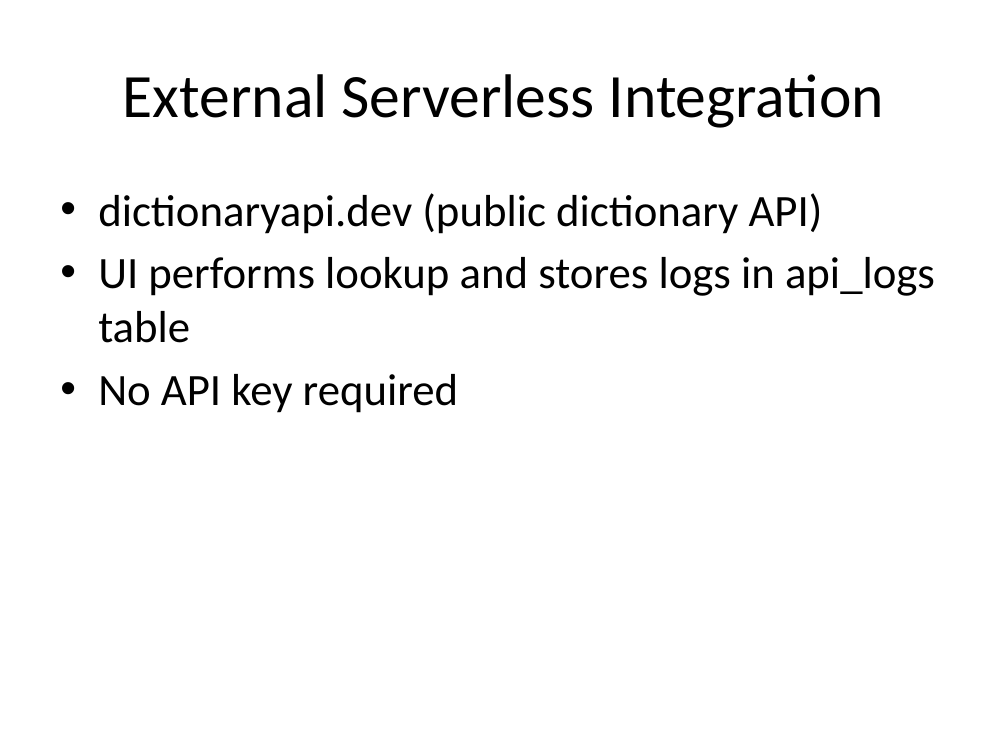
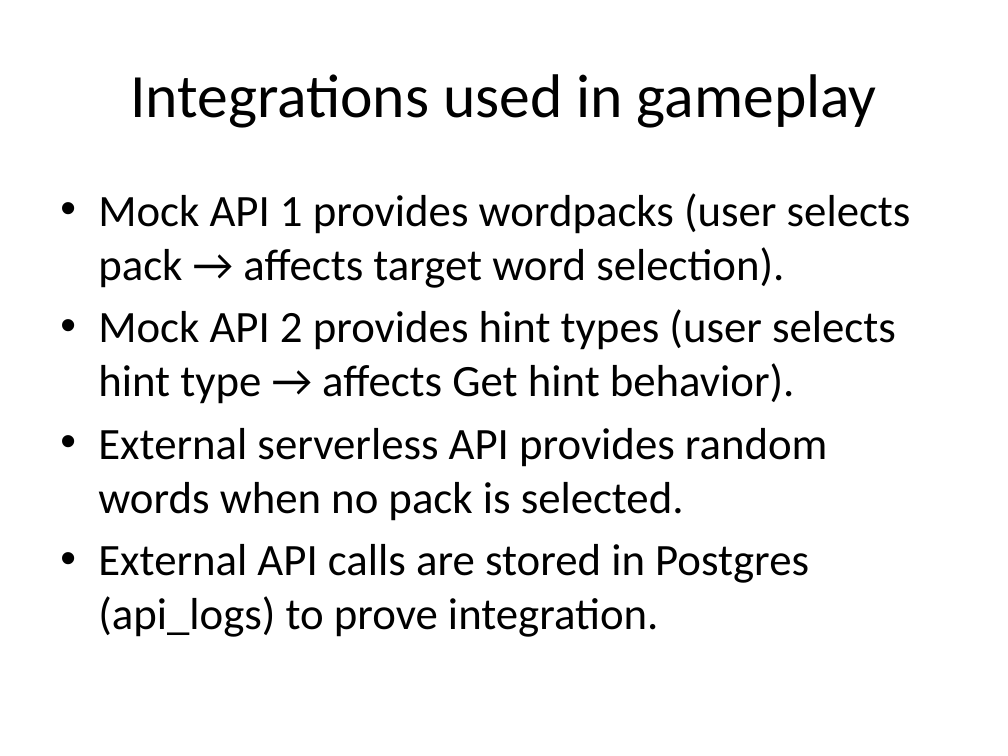
Before and after one commit to Alex-Veskoukis/WordGame-Exercise, a slide deck: slide 4 of presentation.pptx. Drawn at 1008x756 pixels with LibreOffice and Linux fonts; fonts in the diff are those of the drawing. Boxes give left, top, right and bottom in pixels: in the first picture for what was removed or moved away, otherwise in the second. Text is boxed around its words. In the diff, an @@ line names an element or a change of style, - is before the commit and + after.

```diff
--- a/presentation.pptx
+++ b/presentation.pptx
@@ title at (130, 74, 877, 128): text changed @@
-External Serverless Integration
+Integrations used in gameplay
@@ text at (98, 193, 911, 637): text changed @@
-• dictionaryapi.dev (public dictionary API)
-• UI performs lookup and stores logs in api_logs table
-• No API key required
+• Mock API 1 provides wordpacks (user selects pack → affects target word selection).
+• Mock API 2 provides hint types (user selects hint type → affects Get hint behavior).
+• External serverless API provides random words when no pack is selected.
+• External API calls are stored in Postgres (api_logs) to prove integration.
```
Also in this commit, not shown: 6 other slides changed, 3 slides added, 3 slides removed, 8 other files.
